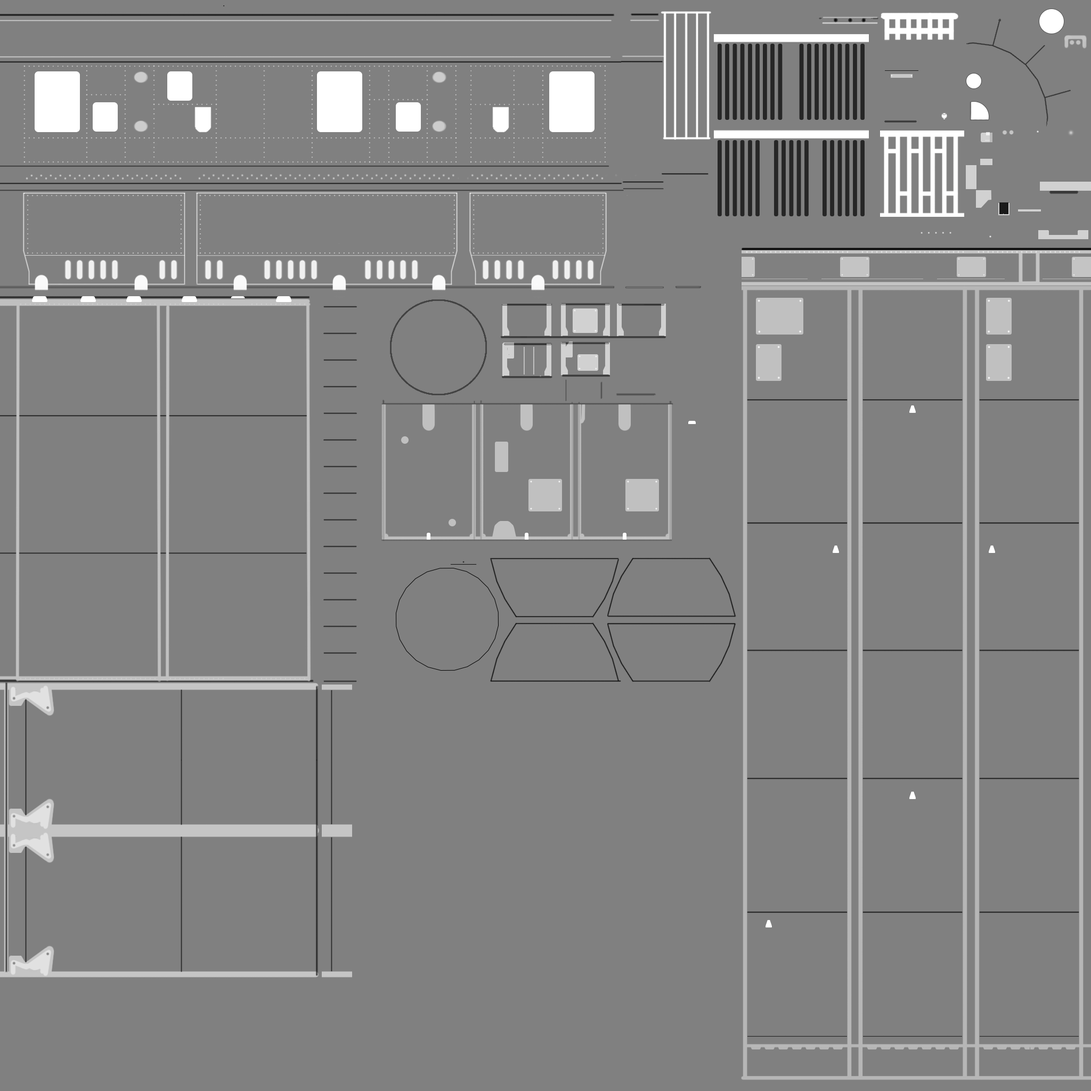
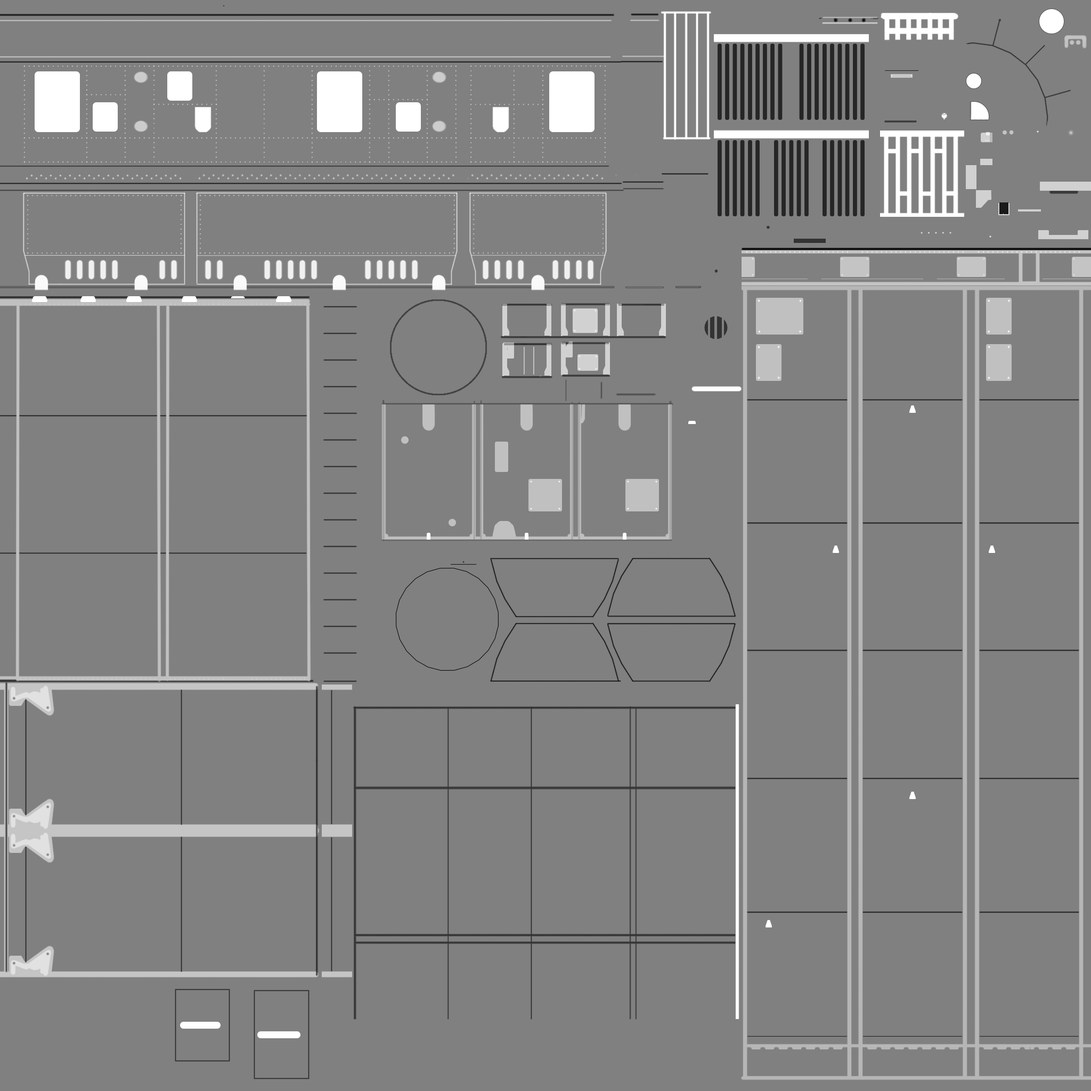
Revision of a layered 1091px x 1091px image; what changed, layer by layer:
added layer "DrawerBumps copy" in group "S2Tank" over [180, 704, 740, 1039]
added layer "Rectangle 2" (overlay, 80%) in group "S2Tank" over [175, 706, 736, 1080]
added layer "Lower" (60%) in group "S2Tank" over [704, 225, 827, 340]
added layer "Raised" in group "S2Tank" over [691, 386, 743, 392]
